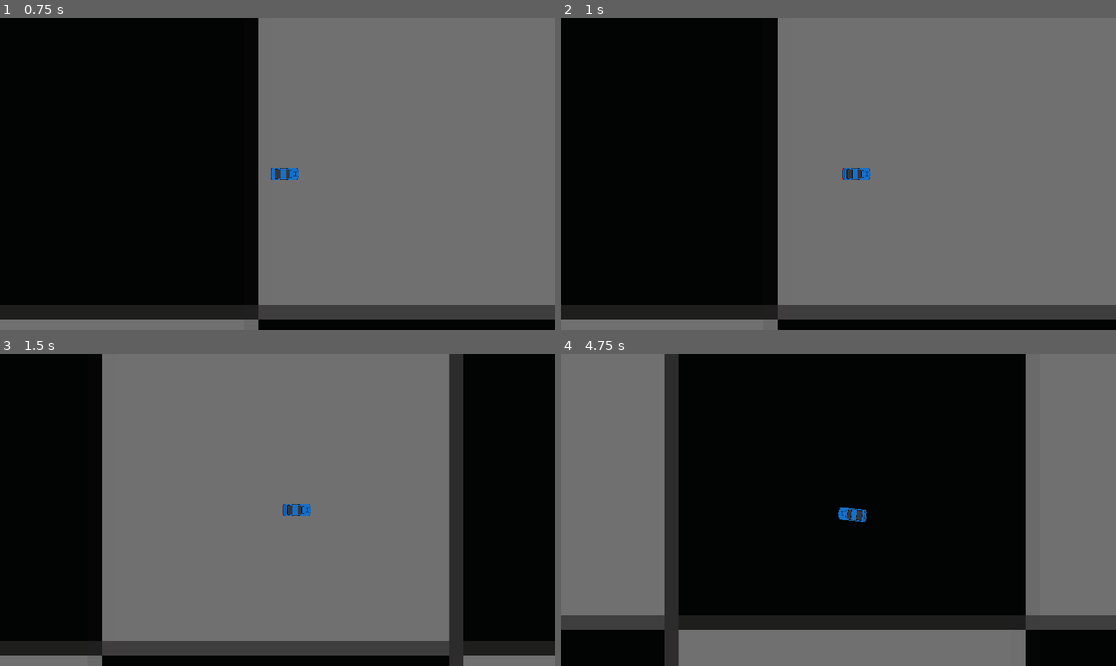
Above: before the commit, frames 1-4 (two rows, left to right).
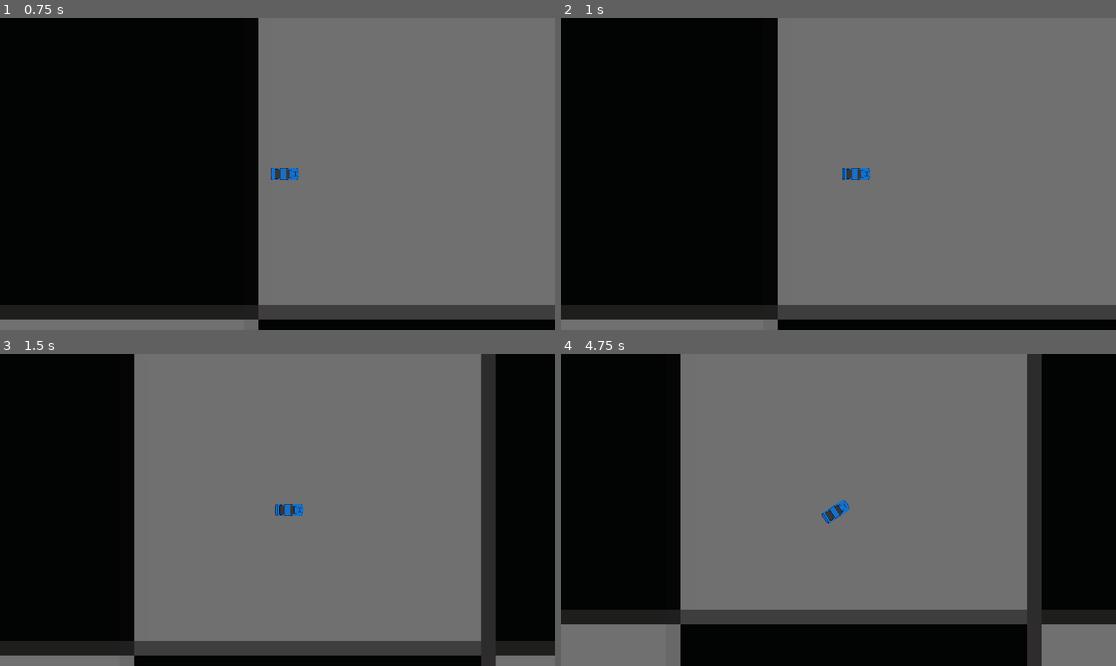
Above: after the commit, the same moments.

Repository: RoboFox031/BlazeShift
Game: Godot game, scene res://Scenes/Testing/testDriveEnviornment.tscn
The game is run twice, just before and just after one commit, with the same random seed, the same clock (stepped at 60 frames per second) and the same inputs.
Inputs:
- Up to frame 1 (0.75 s): tap Enter at 0.5 s; hold W (p1_up) from 0.53 s (still down)
- Up to frame 2 (1 s): keep holding W (p1_up)
- Up to frame 3 (1.5 s): keep holding W (p1_up)
- Up to frame 4 (4.75 s): release W (p1_up) at 2.03 s; hold A (p1_left) 2.03-3.53 s; hold S (p1_down) 3.53-4.28 s; hold D (p1_right) from 4.28 s (still down)

Frame 1 is identical in both runs. In frame 2, less than 0.1% of the frame differs, in the area x 50-56%, y 48-52%; in frame 3, 14%; in frame 4, 99%, in the area x 0-100%, y 0-100%.

Commit message:
Added offroading support

Diff:
--- a/Scenes/Testing/testDriveEnviornment.tscn
+++ b/Scenes/Testing/testDriveEnviornment.tscn
@@ -22,4 +22,4 @@
 
 [node name="collisionPolygon2d" type="CollisionPolygon2D" parent="Offroad"]
 position = Vector2(-100, -10)
-polygon = PackedVector2Array(22, -159, -106, -168, -268, -162, -363, -132, -457, -123, -785, -122, -862, -70, -804, -38, -487, -45, -317, -44, -72, -36, 158, -3, 394, -4, 604, -19, 759, 266, 778, 536, 961, 240, 991, -12, 926, -145, 753, -224, 578, -224, 360, -188, 144, -172)
+polygon = PackedVector2Array(22, -159, -106, -168, -151, -79, -244, 45, -152, 273, -5, 289, 131, 281, 139, 138, 170, 68, 351, 100, 500, 136, 582, 383, 738, 413, 776, 216, 777, -17, 757, -157, 655, -245, 578, -224, 360, -188, 144, -172)
--- a/Scripts/Cars/parentCar.gd
+++ b/Scripts/Cars/parentCar.gd
@@ -5,14 +5,14 @@
 #Important Car Stats:
 ########
 #The variables that change based on cars
-@export var baseAcceleration=40
-@export var baseTopSpeed=800
-#controls How quickly you turn
-@export var baseTurnSpeed=3
+@export var baseAcceleration=40 ##controls acceleration
+@export var baseTopSpeed=800 ##controls top speed
+#controls how quickly you turn
+@export var baseTurnSpeed=3##controls how quickly you turn
 #controls how sharply you turn
-@export var baseTurnPower=20
+@export var baseTurnPower=20 ##controls how sharply you turn
 #The base deceleration value
-var baseDecel=8
+@export var baseDecel=8; ##The base deceleration value
 #Stores the speed of the car
 var currentLinSpeed:float =0
 #Stores the turning speed of the car
@@ -21,29 +21,36 @@
 var linOutput:float=0
 #Outputs the true turning speed of the car
 var turnOutput:float=0
+#controls how the car reacts to offroading
+@export var offRoadLinMult=.6 ##Controls how offroading affects speed and acceleration
+@export var offRoadTurnMult=.8 ##Controls how offroading affects turning
+@export var offRoadDecelMult=2 ##Controls how offroading affects decleration
 ############End of Important Car Stats
 
 #Stores what terrain the car is on
 var currentTerrain:trackEnums.terrainTypes
+#controls how diffrent aspects react to diffrent terrains
+var terrainLinMult:float=1
+var terrainTurnMult:float=1
+var terrainDecelMult:float=1
 
 func _physics_process(delta):
 	#Gets the input, and converts it to positive or negitive 1
 	var linDirection = Input.get_axis("p1_down", "p1_up")
 	#If you are clicking a button, accelerates based on the acceleration value
 	if linDirection:
-		currentLinSpeed = move_toward(currentLinSpeed, baseTopSpeed*linDirection, baseAcceleration)
+		currentLinSpeed = move_toward(currentLinSpeed, baseTopSpeed*linDirection*terrainLinMult, baseAcceleration*terrainLinMult)
 	#If no button is being clicked, decelerates by the deceleration speed
 	else:
-		currentLinSpeed = move_toward(currentLinSpeed, 0, baseDecel)
-	#Sets the velocity to  the speed value, using sin and cos to account for rotation
-	velocity=Vector2(currentLinSpeed*cos(rotation),currentLinSpeed*sin(rotation))
+		currentLinSpeed = move_toward(currentLinSpeed, 0, baseDecel*offRoadDecelMult)
+
 	#Gets the input, and converts it to positive or negitive 1
 	var turnDirection = Input.get_axis("p1_left", "p1_right")
 	#If you are clicking a button, turns in that direction based on the acceleration value
 	#The /1000 at the end makes the number small, to prevent people from habing to deal with tiny decimals while playing with stats
 	if turnDirection and currentLinSpeed!=0:
-		currentTurnPower = move_toward(currentTurnPower, baseTurnPower*turnDirection, baseTurnSpeed)/1000
-	#If no button is being clicked, decelerates by the half of the turning speed speed
+		currentTurnPower = move_toward(currentTurnPower, baseTurnPower*turnDirection*terrainTurnMult, baseTurnSpeed*terrainTurnMult)/1000
+	#If no button is being clicked, stops turning
 	else:
 		currentTurnPower = 0#move_toward(currentTurnPower, 0,baseTurnSpeed/2)
 
@@ -51,7 +58,20 @@
 	turnOutput= currentLinSpeed*currentTurnPower
 	rotation_degrees+=turnOutput
 
+	#Sets the velocity to  the speed value, using sin and cos to account for rotation
+	velocity=Vector2(currentLinSpeed*cos(rotation),currentLinSpeed*sin(rotation))
 	move_and_slide()
 
-func _input(event):
-	pass
+#Updates the terrain and terrain multipliers
+func updateTerrain(newTerrain:trackEnums.terrainTypes):
+	#only runs the rest of the function if the terrain is diffrent
+	if newTerrain!=currentTerrain:
+		currentTerrain=newTerrain
+		#If the car is going onto a track, reset the terrain mults to one
+		if newTerrain==trackEnums.terrainTypes.track:
+			terrainLinMult=1
+			terrainTurnMult=1
+		#If the car is going off road, set the terrain mults accordingly
+		elif newTerrain==trackEnums.terrainTypes.offRoad:
+			terrainLinMult=offRoadLinMult
+			terrainTurnMult=offRoadTurnMult
--- a/Scripts/Cars/terrain_detector.gd
+++ b/Scripts/Cars/terrain_detector.gd
@@ -15,19 +15,20 @@
 func terrainCheck():
 	#If both detectors are on the same terrain, set the car's terrain to that terrain
 	if currentRTerrain==currentLTerrain:
-		parentCar.currentTerrain=currentRTerrain
+		parentCar.updateTerrain(currentRTerrain)
+
 
 func _on_terrain_detector_l_area_entered(area: Area2D) -> void:
 	#Sets the currentLTerrain varible to whatever terrain it is touching
-	if area.myTerrain==trackEnums.terrainTypes.offroad:
-		currentLTerrain=trackEnums.terrainTypes.offroad
+	if area.myTerrain==trackEnums.terrainTypes.offRoad:
+		currentLTerrain=trackEnums.terrainTypes.offRoad
 	#Checks the car's overall terrain
 	terrainCheck()
 
 func _on_terrain_detector_r_area_entered(area: Area2D) -> void:
 	#Sets the currentRTerrain varible to whatever terrain it is touching
-	if area.myTerrain==trackEnums.terrainTypes.offroad:
-		currentRTerrain=trackEnums.terrainTypes.offroad
+	if area.myTerrain==trackEnums.terrainTypes.offRoad:
+		currentRTerrain=trackEnums.terrainTypes.offRoad
 	#Checks the car's overall terrain
 	terrainCheck()
 
--- a/Scripts/Tracks/terrain.gd
+++ b/Scripts/Tracks/terrain.gd
@@ -1,4 +1,4 @@
 extends Area2D
 class_name terrain
 #enum for the diffrent types of terrain
-@export var myTerrain=trackEnums.terrainTypes.offroad
+@export var myTerrain=trackEnums.terrainTypes.offRoad
--- a/Scripts/Tracks/trackEnums.gd
+++ b/Scripts/Tracks/trackEnums.gd
@@ -1,4 +1,4 @@
 extends Node
 #A creates this enum globally, so I don't have to make it and
 #update it across diffrent files
-enum terrainTypes{track,offroad,ice}
+enum terrainTypes{track,offRoad,ice}
